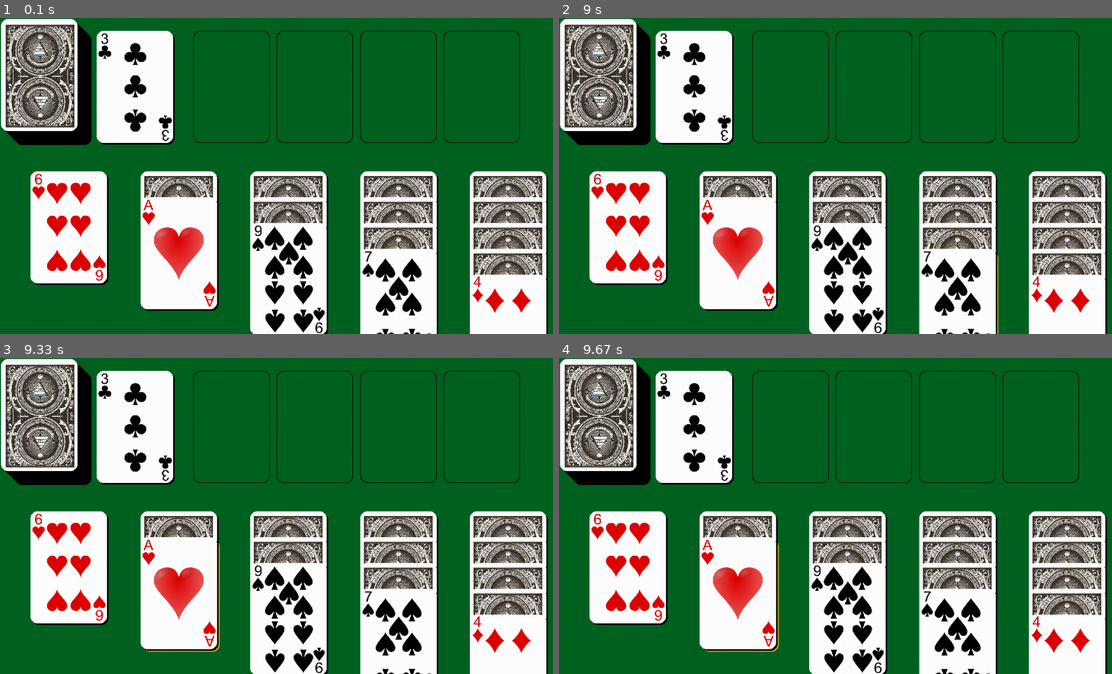
Above: before the commit, frames 1-4 (two rows, left to right).
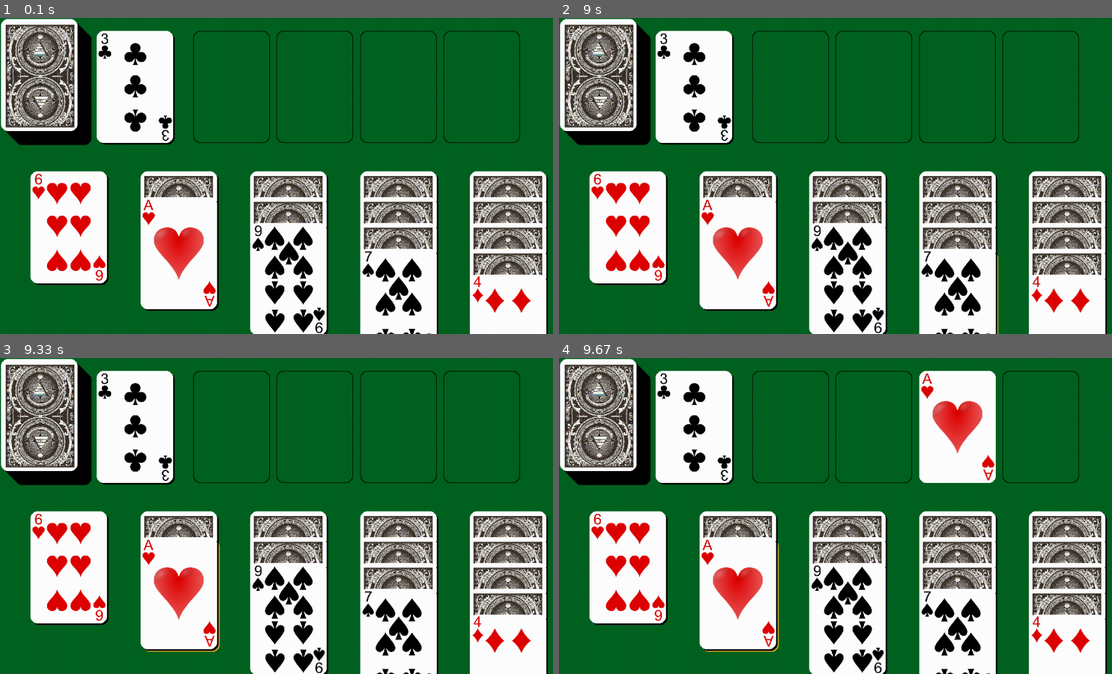
Above: after the commit, the same moments.

Repository: unluckycord/NewPygame
Game: pygame game, started from Main.py
Two runs of this game, one before a commit and one after it. Both use one fixed random seed, a clock stepped at 60 frames per second and the inputs below.
Inputs (mouse positions are in pixels of both pictures, inside the frame that each line leads up to):
- Up to frame 1 (0.1 s): no input
- Up to frame 2 (9 s): click (664, 251) at 0.88 s; click (708, 112) at 1.22 s; click (1051, 296) at 1.55 s; press the mouse at (1051, 296) at 2.2 s; move the mouse to (857, 213) at 2.3 s; release the mouse at (664, 134) at 2.43 s; press the mouse at (1051, 296) at 2.53 s; move the mouse to (957, 229) at 2.63 s; release the mouse at (863, 163) at 2.77 s; click (719, 119) at 2.88 s; tap C at 3.23, 3.53, 5.07, 5.37, 6.97, 8.3, 8.6 s; click (758, 267) at 3.25 s; click (664, 194) at 3.72 s; press the mouse at (664, 194) at 4.03 s; move the mouse to (697, 147) at 4.13 s; release the mouse at (730, 100) at 4.27 s; press the mouse at (664, 194) at 4.37 s; move the mouse to (653, 242) at 4.47 s; release the mouse at (641, 286) at 4.6 s; press the mouse at (664, 194) at 4.7 s; move the mouse to (658, 150) at 4.8 s; release the mouse at (653, 109) at 4.93 s; click (863, 258) at 5.08 s; press the mouse at (664, 194) at 5.6 s; move the mouse to (791, 194) at 5.7 s; release the mouse at (923, 194) at 5.83 s; press the mouse at (664, 194) at 5.93 s; move the mouse to (747, 213) at 6.03 s; release the mouse at (829, 229) at 6.17 s; press the mouse at (664, 194) at 6.27 s; move the mouse to (813, 236) at 6.37 s; release the mouse at (962, 273) at 6.5 s; press the mouse at (664, 194) at 6.6 s; move the mouse to (780, 169) at 6.7 s; release the mouse at (890, 147) at 6.83 s; click (874, 201) at 6.98 s; press the mouse at (664, 194) at 7.27 s; move the mouse to (796, 185) at 7.37 s; release the mouse at (923, 176) at 7.5 s; click (752, 217) at 7.62 s; click (968, 273) at 7.95 s; click (874, 131) at 8.32 s; press the mouse at (968, 273) at 8.7 s; move the mouse to (1006, 220) at 8.8 s; release the mouse at (1045, 163) at 8.93 s
- Up to frame 3 (9.33 s): click (199, 585) at 9.05 s
- Up to frame 4 (9.67 s): click (979, 452) at 9.38 s

Frames 1-3 are identical in both runs. In frame 4, 4.9% of the frame differs, in the area x 65-79%, y 3-40%.

Commit message:
cards can be moced to goal, but do not get removed, must fix urgently

Diff:
--- a/Card.py
+++ b/Card.py
@@ -1,6 +1,7 @@
 import pygame,Assets
 class Card:
     def __init__(self, rankandsuit,cardUpOrDown,cardRect,col,row):
+        self.cardInObjective = False
         self.rankandsuit = rankandsuit
         self.cardUpOrDown = cardUpOrDown.upper()
         if(len(self.rankandsuit) == 2):
--- a/GameLoop.py
+++ b/GameLoop.py
@@ -2,42 +2,41 @@
 from random import choice, randint
 import pygame,Assets,math,time,PaintGame,Card,DealCards,ListOfCards
 
-def cardMove(currentCardTableau,prevCard):
+def cardMove(currentCard,prevCard):
     print("passed")
     #the great card migration
-    if(currentCardTableau.isStackedInDeck):
+    if(currentCard.isStackedInDeck):
         ListOfCards.tableauObj[prevCard.col].append(ListOfCards.cardStackOject[0])
         ListOfCards.tableauObj[prevCard.col][prevCard.row].cardStack.append(prevCard)
-        ListOfCards.tableauObj[prevCard.col][prevCard.row].cardStack.append(currentCardTableau)
+        ListOfCards.tableauObj[prevCard.col][prevCard.row].cardStack.append(currentCard)
         ListOfCards.tableauObj[prevCard.col][prevCard.row].isStacked = True
         ListOfCards.cardStackOject[0].cardRect.x, ListOfCards.cardStackOject[0].cardRect.y = prevCard.cardRect.x, prevCard.cardRect.y+50
         ListOfCards.cardStackOject.pop(0)
         DealCards.drawCardFromDeck()
         ListOfCards.tableauObj[prevCard.col][len(ListOfCards.tableauObj[prevCard.col])-1].row = len(ListOfCards.tableauObj[prevCard.col])-1
-        ListOfCards.tableauObj[prevCard.col][currentCardTableau.row].col = prevCard.col
-        ListOfCards.tableauObj[currentCardTableau.col][currentCardTableau.row].cardUpOrDown = "UP"
-    if(currentCardTableau.isStacked):
-        for i in range(len(currentCardTableau.cardStack)):
-            ListOfCards.tableauObj[prevCard.col].append(currentCardTableau.cardStack[i])
+        ListOfCards.tableauObj[prevCard.col][currentCard.row].col = prevCard.col
+        ListOfCards.tableauObj[currentCard.col][currentCard.row].cardUpOrDown = "UP"
+    if(currentCard.isStacked):
+        for i in range(len(currentCard.cardStack)):
+            ListOfCards.tableauObj[prevCard.col].append(currentCard.cardStack[i])
             ListOfCards.tableauObj[prevCard.col][prevCard.row].cardStack.append(prevCard)
-            ListOfCards.tableauObj[prevCard.col][prevCard.row].cardStack.append(currentCardTableau)
+            ListOfCards.tableauObj[prevCard.col][prevCard.row].cardStack.append(currentCard)
             ListOfCards.tableauObj[prevCard.col][prevCard.row].isStacked = True
-            ListOfCards.tableauObj[currentCardTableau.col][currentCardTableau.row-1].cardUpOrDown="UP"
-            currentCardTableau.cardRect.x, currentCardTableau.cardRect.y = prevCard.cardRect.x, prevCard.cardRect.y+50
-            ListOfCards.tableauObj[currentCardTableau.col].pop(currentCardTableau.row)
+            ListOfCards.tableauObj[currentCard.col][currentCard.row-1].cardUpOrDown="UP"
+            currentCard.cardRect.x, currentCard.cardRect.y = prevCard.cardRect.x, prevCard.cardRect.y+50
+            ListOfCards.tableauObj[currentCard.col].pop(currentCard.row)
             ListOfCards.tableauObj[prevCard.col][len(ListOfCards.tableauObj[prevCard.col])-1].row = len(ListOfCards.tableauObj[prevCard.col])-1
-            ListOfCards.tableauObj[prevCard.col][currentCardTableau.row].col = prevCard.col
+            ListOfCards.tableauObj[prevCard.col][currentCard.row].col = prevCard.col
     else:
-        ListOfCards.tableauObj[prevCard.col].append(currentCardTableau)
+        ListOfCards.tableauObj[prevCard.col].append(currentCard)
         ListOfCards.tableauObj[prevCard.col][prevCard.row].cardStack.append(prevCard)
-        ListOfCards.tableauObj[prevCard.col][prevCard.row].cardStack.append(currentCardTableau)
+        ListOfCards.tableauObj[prevCard.col][prevCard.row].cardStack.append(currentCard)
         ListOfCards.tableauObj[prevCard.col][prevCard.row].isStacked = True
-        ListOfCards.tableauObj[currentCardTableau.col][currentCardTableau.row-1].cardUpOrDown="UP"
-        currentCardTableau.cardRect.x, currentCardTableau.cardRect.y = prevCard.cardRect.x, prevCard.cardRect.y+50
-        ListOfCards.tableauObj[currentCardTableau.col].pop(currentCardTableau.row)
+        ListOfCards.tableauObj[currentCard.col][currentCard.row-1].cardUpOrDown="UP"
+        currentCard.cardRect.x, currentCard.cardRect.y = prevCard.cardRect.x, prevCard.cardRect.y+50
+        ListOfCards.tableauObj[currentCard.col].pop(currentCard.row)
         ListOfCards.tableauObj[prevCard.col][len(ListOfCards.tableauObj[prevCard.col])-1].row = len(ListOfCards.tableauObj[prevCard.col])-1
-        ListOfCards.tableauObj[prevCard.col][currentCardTableau.row].col = prevCard.col
-
+        ListOfCards.tableauObj[prevCard.col][currentCard.row].col = prevCard.col
 
 def start():
     prevTime = time.time()
@@ -58,8 +57,8 @@
     for i in range (9):
         pileLocationShadow.append(pygame.Rect(pileLocationX+4+(i*-3),pileLocationY+4+(i*-3), Assets.CARDWIDTH,Assets.CARDHEIGHT))
 
+    #the tableau
     tableauCardlocationx,tableauCardlocationy = -180*Assets.scalingVal,350*Assets.scalingVal
-    #the tableau
     for i in range(8):
         for f in range(i):
             if(f+1<i):
@@ -68,21 +67,21 @@
                 ListOfCards.tableauObj[i].append(Card.Card(ListOfCards.listOfActiveCards[0], "UP", pygame.Rect(tableauCardlocationx+(250*Assets.scalingVal*i),tableauCardlocationy+(50*f),Assets.CARDWIDTH,Assets.CARDHEIGHT),i-1,f))
             ListOfCards.tableauObj[i][f].isStackedInDeck=False
             ListOfCards.listOfActiveCards.pop(0)
+
+    #where cards are stacked
     cardStackLocationX,cardStackLocationY = 440*Assets.scalingVal, 30*Assets.scalingVal
     offset = 190*Assets.scalingVal
     stackList = []
-    #where cards are stacked
     for i in range(4):
         stackList.append(pygame.Rect(cardStackLocationX+offset*i,cardStackLocationY, Assets.CARDWIDTH,Assets.CARDHEIGHT))
 
-    #currentCard = DealCards.drawCardFromDeck()
-    #DrawnCard = Card.Card(currentCard, "UP", pygame.Rect(220*Assets.scalingVal,30*Assets.scalingVal,Assets.CARDWIDTH,Assets.CARDHEIGHT),100,100)
     #the cards remaining within deck
     for i in range(len(ListOfCards.listOfActiveCards)):
         ListOfCards.cardStackOject.append(Card.Card(ListOfCards.listOfActiveCards[i], "DOWN", pygame.Rect(30*Assets.scalingVal,30*Assets.scalingVal,Assets.CARDWIDTH,Assets.CARDHEIGHT),0,0))
     ListOfCards.cardStackOject[0].cardRect = pygame.Rect(220*Assets.scalingVal,30*Assets.scalingVal,Assets.CARDWIDTH,Assets.CARDHEIGHT)
     ListOfCards.cardStackOject[0].cardUpOrDown = "UP"
-    currentCardTableau = None
+
+    currentCard = None
     prevCard = None
     grabCheck = False
 
@@ -106,7 +105,7 @@
             grabCheck = False
             prevCard = None
             currentCard = None
-
+        #cycling cards
         if mouseInput == (0, 0, 1) and nowDraw - currentTickDrawCard  >= 200 and pygame.Rect.colliderect(mouseRect,ListOfCards.cardStackOject[0].cardRect):
             ListOfCards.cardStackOject[0].cardlocationx-=22*Assets.scalingVal
             ListOfCards.cardStackOject[0].cardlocationy-=3*Assets.scalingVal
@@ -119,26 +118,36 @@
             currentTickDrawCard = nowDraw
         else:
             flipCardCheck = False
-        if(mouseInput == (1,0,0) and pygame.Rect.colliderect(ListOfCards.cardStackOject[0].cardRect, mouseRect)):
-            currentCardTableau = ListOfCards.cardStackOject[0]
-            if(prevCard == None):
-                prevCard = ListOfCards.cardStackOject[0]
+        #checks for card within deck to be moved
+        if mouseInput == (1,0,0) and pygame.Rect.colliderect(ListOfCards.cardStackOject[0].cardRect, mouseRect):
+            currentCard = ListOfCards.cardStackOject[0]
 
-
+        #scans tableau for cards to be moved
         for i in range(len(ListOfCards.tableauObj)):
             for f in range(len(ListOfCards.tableauObj[i])):
                 if mouseInput == (1,0,0) and pygame.Rect.colliderect(ListOfCards.tableauObj[i][f].cardRect, mouseRect) and ListOfCards.tableauObj[i][f].cardUpOrDown == "UP":
-                    currentCardTableau = ListOfCards.tableauObj[i][f]
+                    currentCard = ListOfCards.tableauObj[i][f]
                     if(prevCard == None):
                         prevCard = ListOfCards.tableauObj[i][f]
                     grabCheck = True
-        if(prevCard!=None and currentCardTableau!=None):
-            if(prevCard.isStacked == False and currentCardTableau.rank+1 == prevCard.rank and currentCardTableau.colorIndex != prevCard.colorIndex):
-                cardMove(currentCardTableau,prevCard)
+        if(prevCard!=None and currentCard!=None):
+            if(prevCard.isStacked == False and currentCard.rank+1 == prevCard.rank and currentCard.colorIndex != prevCard.colorIndex):
+                cardMove(currentCard,prevCard)
                 Assets.cardFlick.play()
                 grabCheck = False
                 prevCard = None
                 currentCard = None
-        PaintGame.drawWindow(flipCardCheck,grabCheck,mouseRect,stackList,currentCardTableau,pileLocationShadow)
+        print(len(ListOfCards.listOfCardsInObjective[0]))
+        #print(ListOfCards.listOfCardsInObjective[0][0])
+        if currentCard!=None:
+            for i in range(4):
+                if mouseInput == (1,0,0) and pygame.Rect.colliderect(stackList[i],mouseRect):
+                    if len(ListOfCards.listOfCardsInObjective[i]) == 0 and currentCard.rank == 1:
+                        ListOfCards.listOfCardsInObjective[i].append(Card.Card(currentCard.rankandsuit, "UP", stackList[i], None,None))
+                        currentCard.cardInObjective = True
+                    elif(currentCard.rank == ListOfCards.listOfCardsInObjective[i][len(ListOfCards.listOfCardsInObjective[i])-1].rank+1):
+                        ListOfCards.listOfCardsInObjective[i].append(Card.Card(currentCard.rankandsuit, "UP", stackList[i], None,None))
+                        currentCard.cardInObjective = True
+        PaintGame.drawWindow(flipCardCheck,grabCheck,mouseRect,stackList,currentCard,pileLocationShadow)
         pygame.display.update()
     pygame.quit()
--- a/ListOfCards.py
+++ b/ListOfCards.py
@@ -14,7 +14,7 @@
                      "12s", "12d", "12h", "12c",
                      "13s", "13d", "13h", "13c",]
 listOfActiveCardsPostShuffle = []
-listOfSpentCards = []
+listOfCardsInObjective = [[]for i in range(4)]
 tableauObj = [[]for i in range(8)]
 cardStack = []
 cardStackOject = ["thing to be removed"]
--- a/PaintGame.py
+++ b/PaintGame.py
@@ -10,7 +10,7 @@
         pygame.draw.rect(Assets.WIN, Assets.BLACK, (pileLocationShadow[i].x,pileLocationShadow[i].y, pileLocationShadow[i].width,pileLocationShadow[i].height),width=0, border_radius=13)
     #white card surface
     pygame.draw.rect(Assets.WIN, Assets.WHITE, (pileLocationShadow[0].x+(9*-3),pileLocationShadow[0].y+(9*-3), Assets.CARDWIDTH,Assets.CARDHEIGHT),width=0, border_radius=13)
-    #card face
+    #card back
     Assets.WIN.blit(Assets.cardback_black, (pileLocationShadow[0].x+9+(9*-3),pileLocationShadow[0].y+11+(9*-3)))
 
 def drawCard(cardLocationRect,card):
@@ -25,8 +25,9 @@
     for i in range(4):
         pygame.draw.rect(Assets.WIN, Assets.BLACK, (stackList[i].x,stackList[i].y, Assets.CARDWIDTH,Assets.CARDHEIGHT),width=0, border_radius=13)
         pygame.draw.rect(Assets.WIN, Assets.GREEN, (stackList[i].x+1,stackList[i].y+1, Assets.CARDWIDTH-2,Assets.CARDHEIGHT-2),width=0, border_radius=13)
-        pygame.draw.rect(Assets.WIN, Assets.BLACK, ((-180*Assets.scalingVal)+(250*Assets.scalingVal*i),350*Assets.scalingVal, Assets.CARDWIDTH,Assets.CARDHEIGHT),width=0, border_radius=13)
-        pygame.draw.rect(Assets.WIN, Assets.GREEN, ((-180*Assets.scalingVal)+(250*Assets.scalingVal*i)-1,(350)*Assets.scalingVal-1, Assets.CARDWIDTH-2,Assets.CARDHEIGHT-2),width=0, border_radius=13)
+        for f in range(len(ListOfCards.listOfCardsInObjective[i])):
+            pygame.draw.rect(Assets.WIN, Assets.WHITE, ListOfCards.listOfCardsInObjective[i][f].cardRect, width=0, border_radius=13)
+            Assets.WIN.blit(ListOfCards.listOfCardsInObjective[i][f].card,ListOfCards.listOfCardsInObjective[i][f].cardRect)
 
 def drawHighlight(grabCheck,currentCardTableau):
     if(grabCheck):
